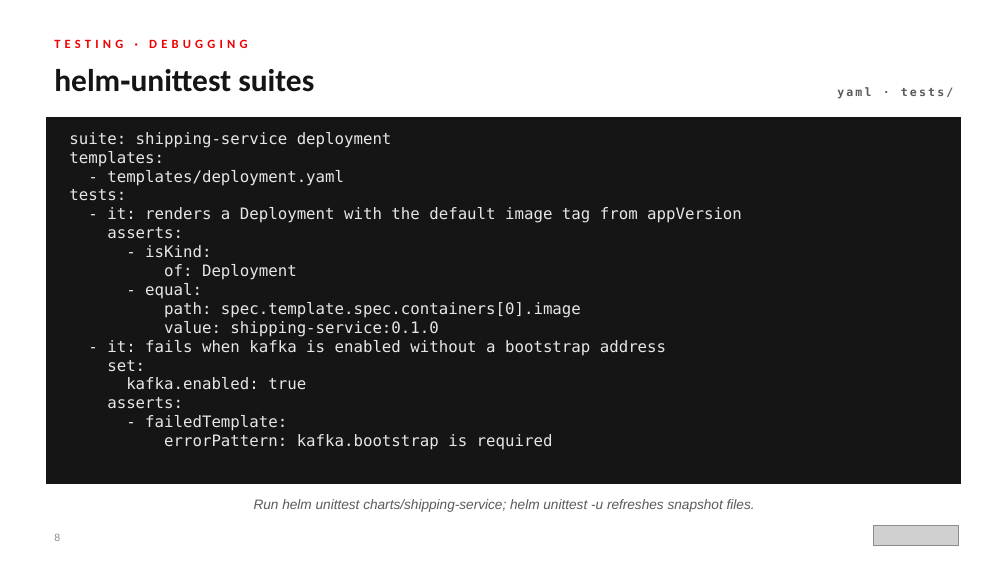
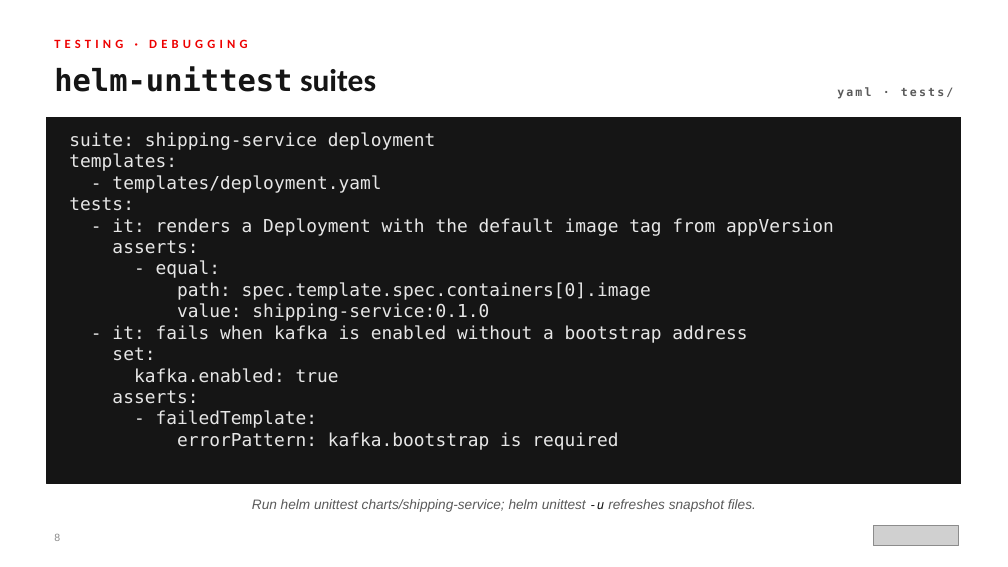
Before and after one commit to patterncatalyst/helm-for-developers, a slide deck: slide 8 of presentation/helm-201/Helm-201-r1.0.pptx. Drawn at 1008x567 pixels with LibreOffice and Linux fonts; fonts in the diff are those of the drawing; grey boxes stand for pictures. Boxes give left, top, right and bottom in pixels: in the first picture for what was removed or moved away, otherwise in the second. Text is boxed around its words. In the diff, an @@ line names an element or a change of style, - is before the commit and + after.

```diff
--- a/presentation/helm-201/Helm-201-r1.0.pptx
+++ b/presentation/helm-201/Helm-201-r1.0.pptx
@@ text at (x1=54, y1=66, x2=376, y2=92): text changed; size 30 to 29 pt; font Calibri to DejaVu Sans Mono @@
-helm‑unittest suites
+helm-unittest suites
@@ text at (x1=69, y1=132, x2=834, y2=450): text changed; size 15 to 17 pt @@
-suite: shipping-service deployment
-templates:
-- templates/deployment.yaml
-tests:
-- it: renders a Deployment with the default image tag from appVersion
-asserts:
-- isKind:
-of: Deployment
-- equal:
-path: spec.template.spec.containers[0].image
-value: shipping-service:0.1.0
-- it: fails when kafka is enabled without a bootstrap address
-set:
-kafka.enabled: true
-asserts:
-- failedTemplate:
-errorPattern: kafka.bootstrap is required
+suite: shipping-service deployment
+templates:
+- templates/deployment.yaml
+tests:
+- it: renders a Deployment with the default image tag from appVersion
+asserts:
+- equal:
+path: spec.template.spec.containers[0].image
+value: shipping-service:0.1.0
+- it: fails when kafka is enabled without a bootstrap address
+set:
+kafka.enabled: true
+asserts:
+- failedTemplate:
+errorPattern: kafka.bootstrap is required
@@ text at (x1=252, y1=499, x2=756, y2=512): text changed @@
-Run helm unittest charts/shipping-service; helm unittest ‑u refreshes snapshot files.
+Run helm unittest charts/shipping-service; helm unittest -u refreshes snapshot files.
```
Also in this commit, not shown: 25 other slides changed, 42 other files.
